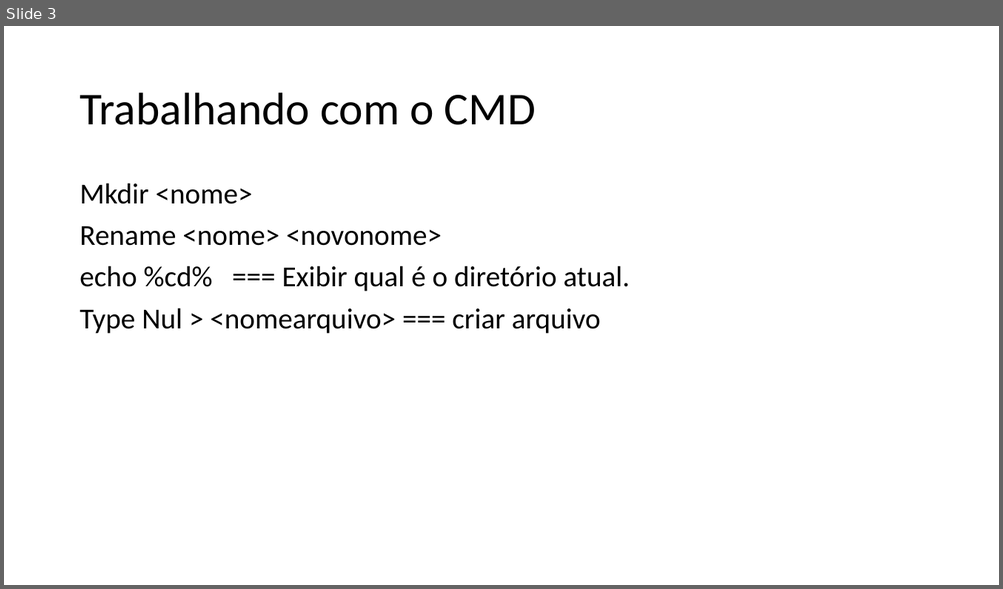
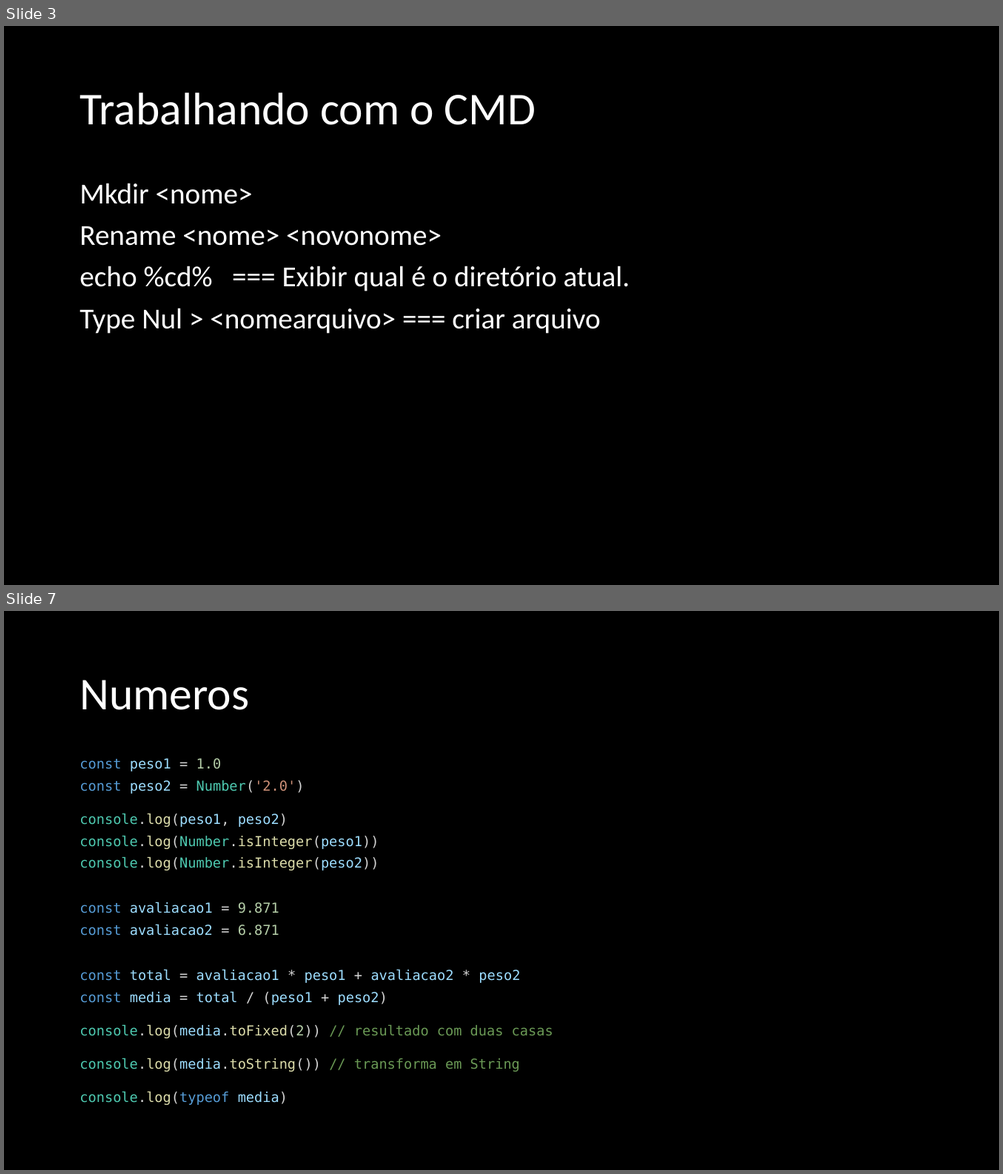
Before and after one commit to cesarfois/Curso_Udemy_Web_JS_COD3R, a slide deck: COD3R.pptx. Shown one above the other, each under a label of ours: slide 3 before the commit, slides 3 and 7 after it; the slides between them are not shown. The pictures are 1003x589 and 1003x1174 pixels, drawn with LibreOffice and Linux fonts; fonts in the diff are those of the drawing. Boxes give left, top, right and bottom in pixels: in the first picture for what was removed or moved away, otherwise in the second. Text is boxed around its words. In the diff, an @@ line names an element or a change of style, - is before the commit and + after.

```diff
--- a/COD3R.pptx
+++ b/COD3R.pptx
@@ slide 7 added at box(4, 611, 999, 1170), background #000000 @@
@@ title added at box(79, 680, 249, 710), 44 pt, text #FFFFFF @@
+Numeros
@@ text added at box(79, 758, 553, 1105), 13.3 pt, text #9CDCFE @@
+const peso1 = 1.0
+const peso2 = Number('2.0')
+console.log(peso1, peso2)
+console.log(Number.isInteger(peso1))
+console.log(Number.isInteger(peso2))
+const avaliacao1 = 9.871
+const avaliacao2 = 6.871
+const total = avaliacao1 * peso1 + avaliacao2 * peso2
+const media = total / (peso1 + peso2)
+console.log(media.toFixed(2)) // resultado com duas casas
+console.log(media.toString()) // transforma em String
+console.log(typeof media)
@@ slide 3 changed as well @@
@@ background #FFFFFF to #000000 @@
@@ title "Trabalhando com o CMD" at box(79, 93, 535, 125): text colour #000000 to #FFFFFF @@
@@ text "Mkdir <nome>" at box(79, 183, 630, 334): text colour #000000 to #FFFFFF @@
```
Also in this commit, not shown: 2 other slides changed, 23 other slides added, 37 other files.
